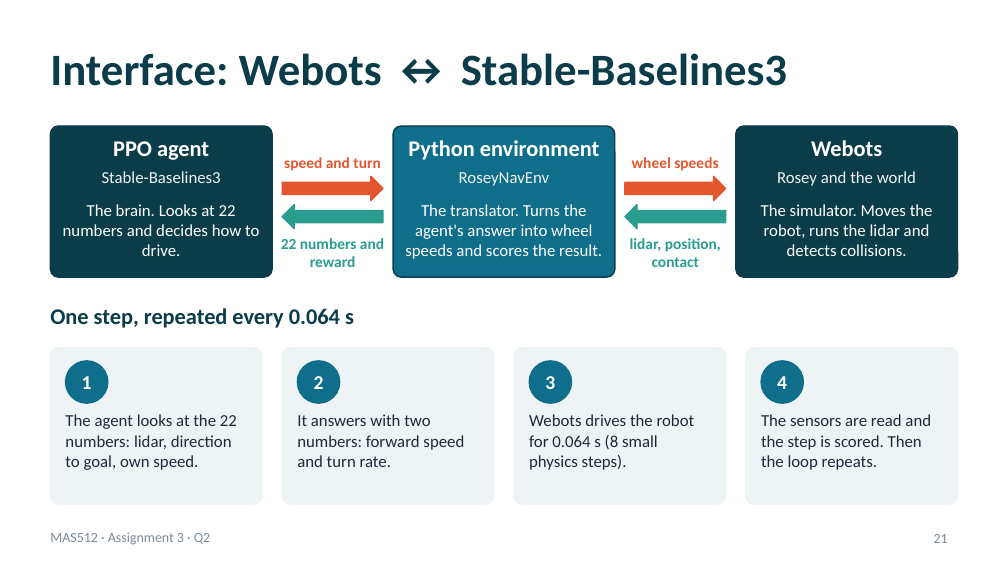
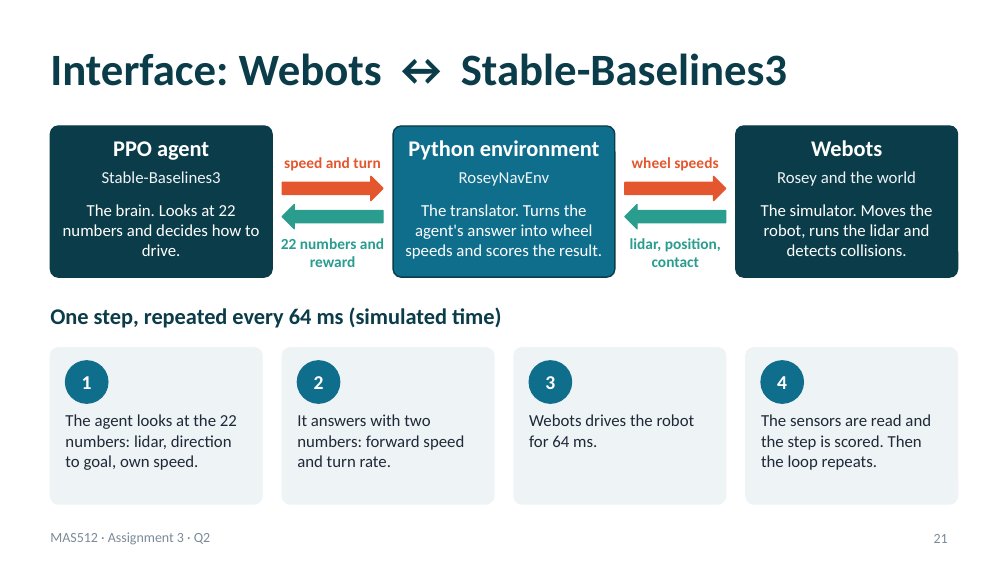
Before and after one commit to AreGundersen/MAS512, a slide deck: slide 21 of Assignment 3/MAS512_assignment3_gr5.pptx. Drawn at 1008x567 pixels with LibreOffice and Linux fonts; fonts in the diff are those of the drawing. Boxes give left, top, right and bottom in pixels: in the first picture for what was removed or moved away, otherwise in the second. Text is boxed around its words. In the diff, an @@ line names an element or a change of style, - is before the commit and + after.

```diff
--- a/Assignment 3/MAS512_assignment3_gr5.pptx
+++ b/Assignment 3/MAS512_assignment3_gr5.pptx
@@ text at [50,307,501,328]: text changed @@
-One step, repeated every 0.064 s
+One step, repeated every 64 ms (simulated time)
@@ text at [529,414,695,447]: text changed @@
-Webots drives the robot for 0.064 s (8 small physics steps).
+Webots drives the robot for 64 ms.
```
Also in this commit, not shown: 6 other slides changed, 1 slide removed, 33 other files.
